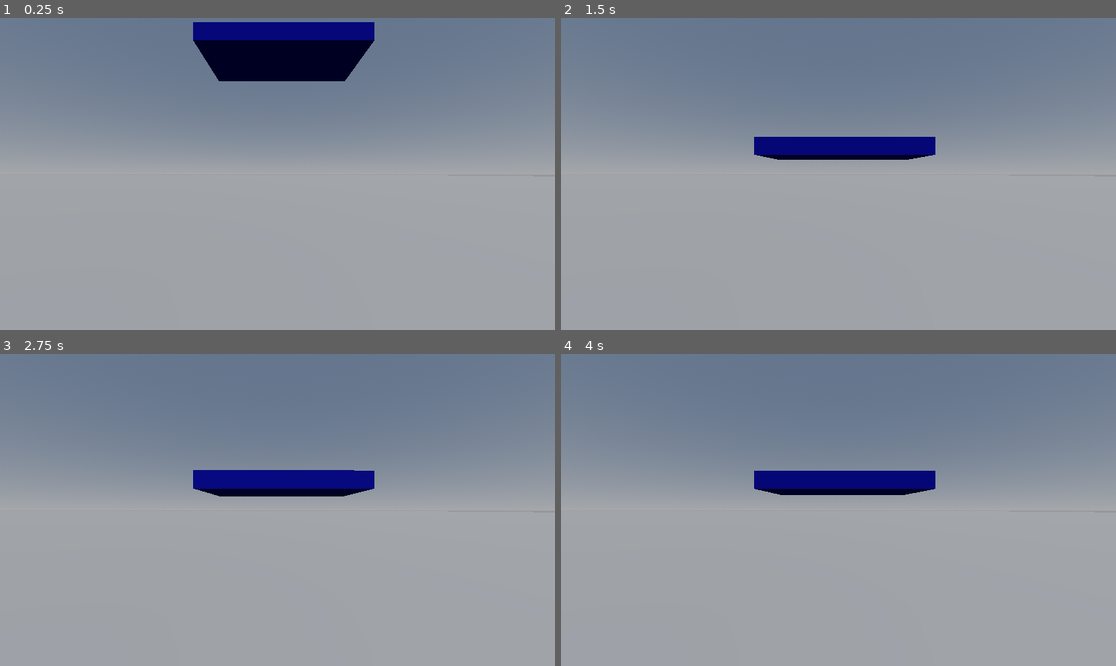
Above: before the commit, frames 1-4 (two rows, left to right).
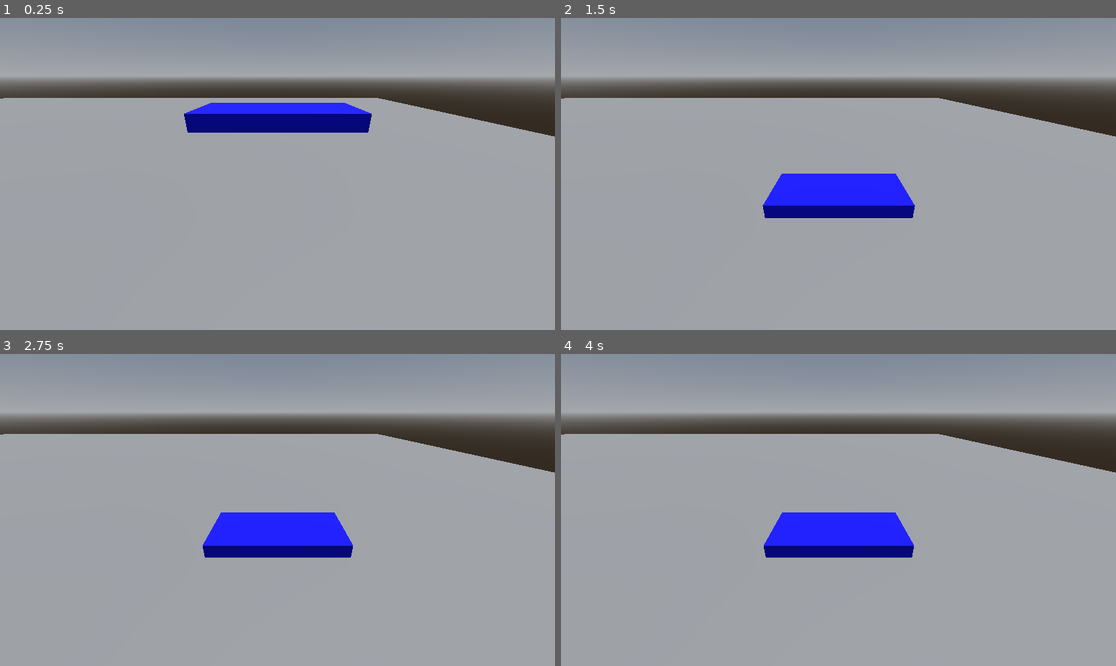
Above: after the commit, the same moments.

Repository: KarumGhag/car
Game: Godot game, scene res://world/World.tscn
Same seed, same stepped clock (60 frames per second), same inputs: the game is played once before the commit and once after it.
Inputs:
- Up to frame 1 (0.25 s): no input
- Up to frame 2 (1.5 s): no input
- Up to frame 3 (2.75 s): no input
- Up to frame 4 (4 s): no input

The runs differ from the first frame. In frame 1, 39% of the frame differs, in the area x 0-100%, y 0-42%; in frame 2, 44%; in frame 3, 44%, in the area x 0-100%, y 0-66%; in frame 4, 43%.

Commit message:
Added lateral friction

Diff:
--- a/car/wheel.gd
+++ b/car/wheel.gd
@@ -1,6 +1,6 @@
 extends RayCast3D
 
-class_name WheelClass
+class_name Wheels
 
 @export var car : CarClass
 
@@ -8,30 +8,61 @@
 var length : float
 var extension : float
 var collisionPoint : Vector3
+
 var springConst : float = 300.0
-var damping: float = 40.0
-var maxForce: float = 1000.0
+var damping: float = 30.0
 
-var upDir : Vector3 = Vector3.UP
+var upDir : Vector3 = global_transform.basis.y.normalized()
+var forwardDir = global_transform.basis.z.normalized()   # Assuming Z is forward
+var lateralDir = upDir.cross(forwardDir).normalized()
+
+
 var origin : Vector3 = Vector3.ZERO
 
+var maxForce: float = 1000.0
 var springForce : float
 var dampForce : float
-var overallForce : float
+var overallForce : Vector3
 var forceVec : Vector3
 var speed : float
 
 var applyPos : Vector3
 
+
+#------LateralFriction------
+var wheelVelocity : Vector3
+var lateralSpeed : float
+
+var grip : float = 500
+
+var lateralFrictionForce : Vector3
+
+
 func _physics_process(_delta):
 	if not is_colliding():
 		return
+
+	#------Suspension------
+
+	upDir = global_transform.basis.y.normalized()
+
+	#Vector3(0, 1, 0).cross(Vector(1, 0 ,0 )) returns Vector3(0, 0, -1)
+	wheelVelocity = car.linear_velocity + car.angular_velocity.cross(applyPos)
+
+	lateralSpeed = wheelVelocity.dot(lateralDir)
+
+	lateralFrictionForce = -lateralSpeed * grip * lateralDir
+
+
 
 	#gets positon of the wheel and the position relative to the car
 	origin = global_position
 	applyPos = origin - car.global_position
 	#where the ray cast collided
 	collisionPoint = get_collision_point()
+
+
+
 
 	#gets the length of the raycast
 	length = (origin - collisionPoint).length()
@@ -47,8 +78,13 @@
 	dampForce = -speed * damping
 
 	#calculates overall force and limits it, turns it into a vector 3
-	overallForce = clamp(springForce + dampForce, -maxForce, maxForce)
-	forceVec = upDir * overallForce
+	springForce = clamp(springForce + dampForce, -maxForce, maxForce)
+	overallForce = (upDir * springForce) + lateralFrictionForce
+
+
 
 	#applies it, applyPos is needed bc apply_force() second param takes it relative to the location of the rigidbody not at a specific point in world
-	car.apply_force(forceVec, applyPos)
+	car.apply_force(overallForce, applyPos)
+
+
+	#print(overallForce)
--- a/world/World.tscn
+++ b/world/World.tscn
@@ -38,4 +38,4 @@
 transform = Transform3D(1, 0, 0, 0, 1, 0, 0, 0, 1, -1.47272, 4.95957, 22.9875)
 
 [node name="Camera3D" type="Camera3D" parent="."]
-transform = Transform3D(-4.37114e-08, 0, -1, 0, 1, 0, 1, 0, -4.37114e-08, -8.29607, 0.721469, 22.8123)
+transform = Transform3D(-4.37114e-08, 0.433659, -0.901077, 0, 0.901077, 0.433659, 1, 1.89558e-08, -3.93873e-08, -8.26054, 5.80505, 22.975)
